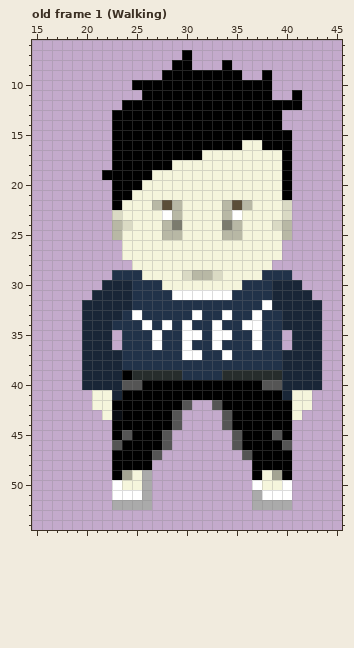
Edited in one commit: pixel-art file (Assets/beebois/jacky/jacky.aseprite). The picture above was drawn from the file before the commit.
64x64 pixels, 9 frames. Shown: old frame 1 (Walking): x 15..45, y 6..54. The commit also changed other frames, which this record leaves out.
The same view after the edit:
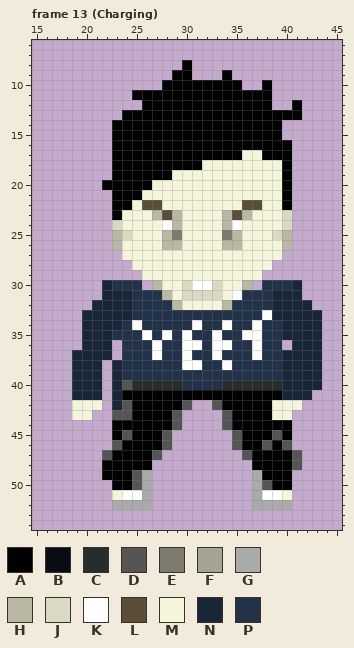
Palette (. is transparent): A #000000  B #090d13  C #272d2c  D #555555  E #7b7b6e  F #a4a493  G #aaaaaa  H #b8b8a5  J #dadac4  K #ffffff  L #5b4e38  M #f5f5dc  N #192637  P #213249
A new or re-ordered frame is compared with the old frame closest to it.
The commit says: Update Jacky sprite for attack animation
The edit:
frames 9 -> 22
Changed rows in their new state; - is an unchanged pixel.
Frame 13 (Charging) is new; against old frame 1 (Walking):
first column x 19:
 7 -----------.-------------
 8 ----------.----.---------
 9 ---------.--...-.--.-----
10 ------...--------..------
11 ------A---------------.--
12 -----..-------------..---
13 ----.----------------AA--
15 ---------------------.---
16 -----------------AA------
17 -------------AAAA--AA----
18 ----------AAA------------
19 ---.----AA---------------
20 ---A---A-----------------
21 ------A------------------
22 -----A-LLMM----MMLL--A---
23 ----A---HL------LH-------
24 ----JM---KH----HK---MJ---
25 -----J----E----E----J----
26 ----H----HH----HH----H---
29 ----...----MMMM----...---
30 ----PP-.H--JKKJ--H.-PP---
31 --.------HMJJJJMK------.-
32 -.--------HMMMMH---P----.
33 -----NP-----P--P--PKN----
34 ----N-KP-P-PK-PK-P-------
35 ----P--KPK--P--P-K---N---
36 ------------K--K---------
37 N---.---K---P-KP--K------
38 N--.-------KK--K---------
39 N--.-PPPPPP----PPPPPP----
40 N--.--CCCCCPPPPCCCCCC----
41 NNN.------------------NN-
42 MM-.ND--------------MM-.-
43 MM-.DD--------------MM.--
46 -------------------D-----
47 ---D------------------D--
48 ---A------------------D--
49 ---A-AD-----------GAA----
50 ----AAD-----------GDAA---
51 ----M----------------M---
Pixel boxes of the changes (left, top, right, bottom) in both pictures:
changed: (72, 50, 322, 500)
